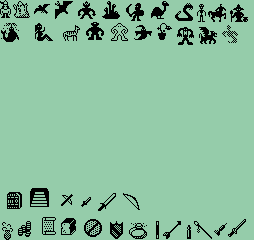
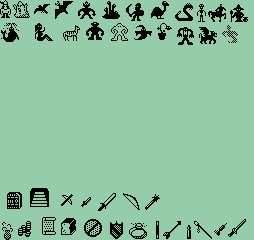
The second 254 × 240 image is a revision of the first. Changes to its layers:
added layer "mace" above "bow" over 145, 194, 160, 210
